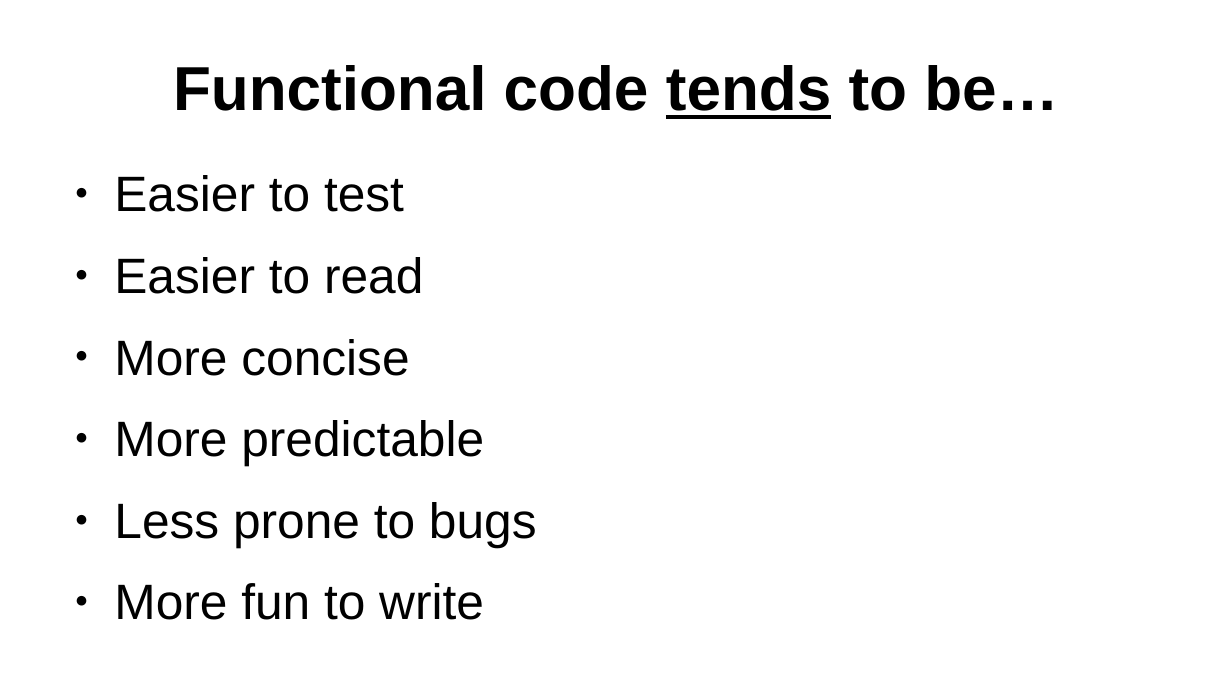
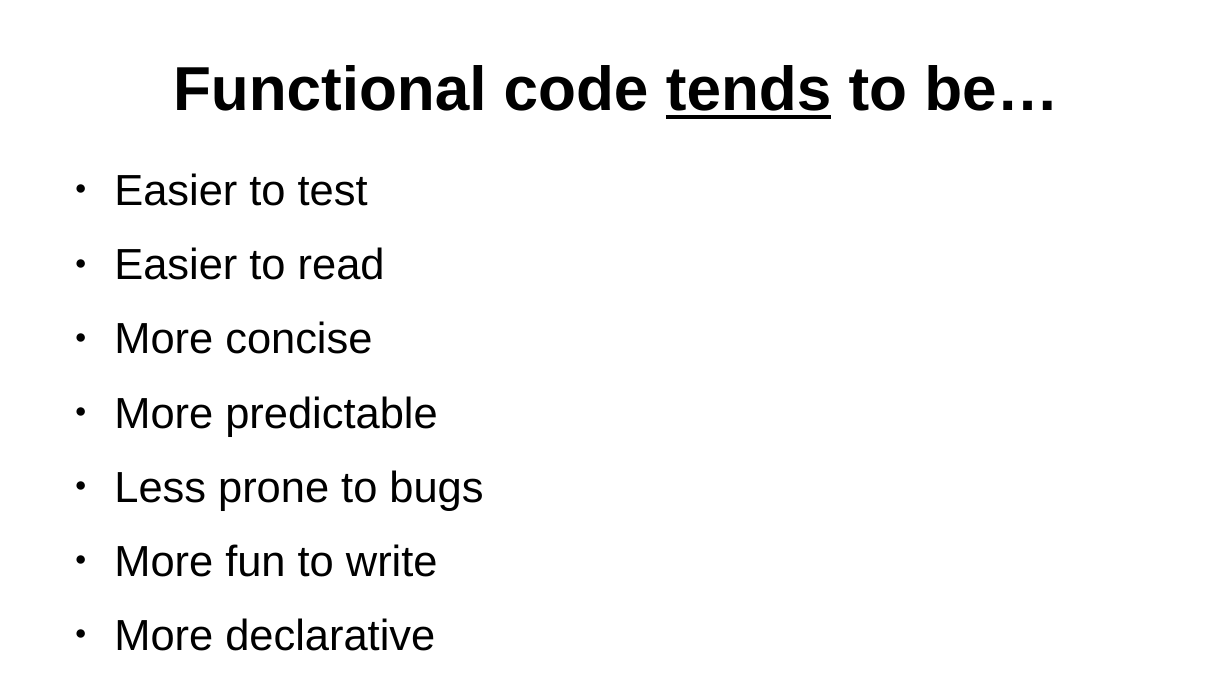
Before and after one commit to carstenbehrens/Functional-Programming-Talk, a slide deck: slide 6 of FunctionalStyleProgramming.odp. Drawn at 1232x693 pixels with LibreOffice and Linux fonts; fonts in the diff are those of the drawing. Boxes give left, top, right and bottom in pixels: in the first picture for what was removed or moved away, otherwise in the second. Text is boxed around its words. In the diff, an @@ line names an element or a change of style, - is before the commit and + after.

```diff
--- a/FunctionalStyleProgramming.odp
+++ b/FunctionalStyleProgramming.odp
@@ text at (x1=114, y1=173, x2=483, y2=577): size 32 to 28 pt in "Easier to test", "Easier to read", "More concise", "More predictable" and 2 more places @@
@@ text at (x1=114, y1=618, x2=435, y2=651): paragraph added @@
+● More declarative
```
Also in this commit, not shown: 1 slide added, 2 slides removed.
